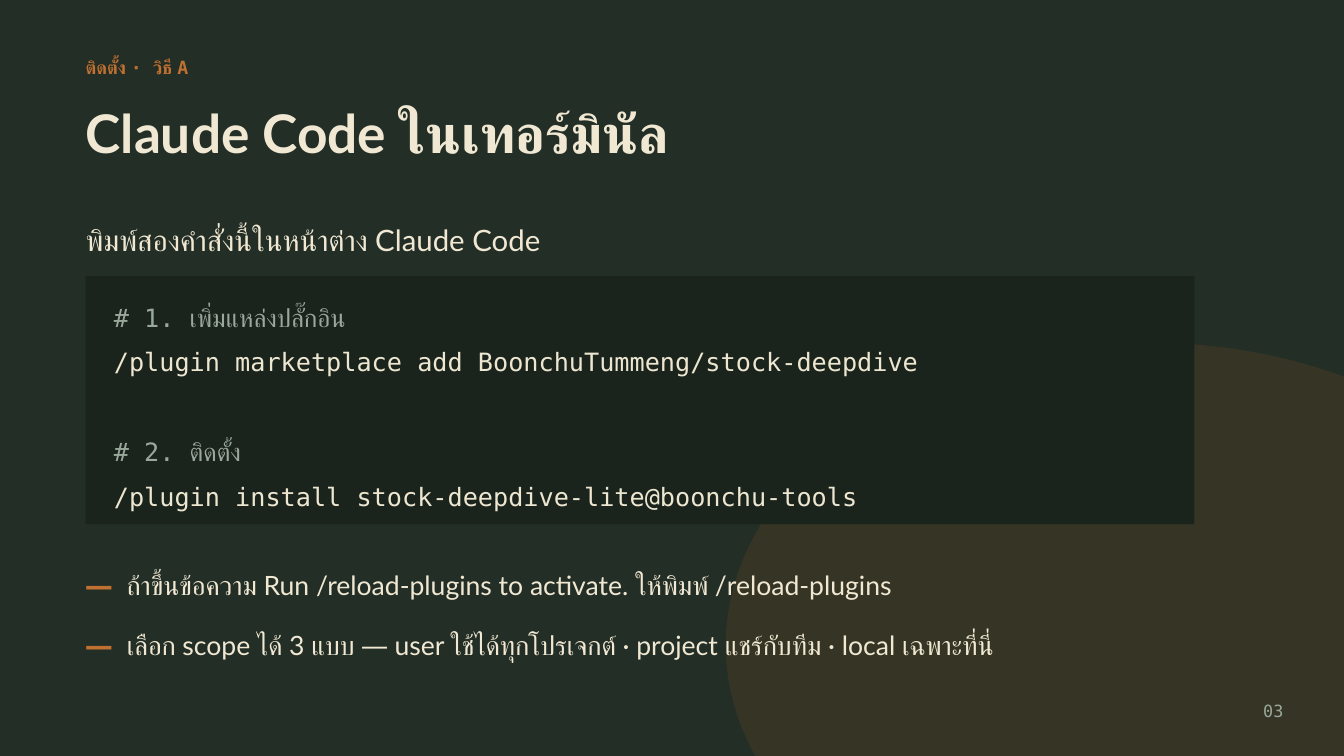
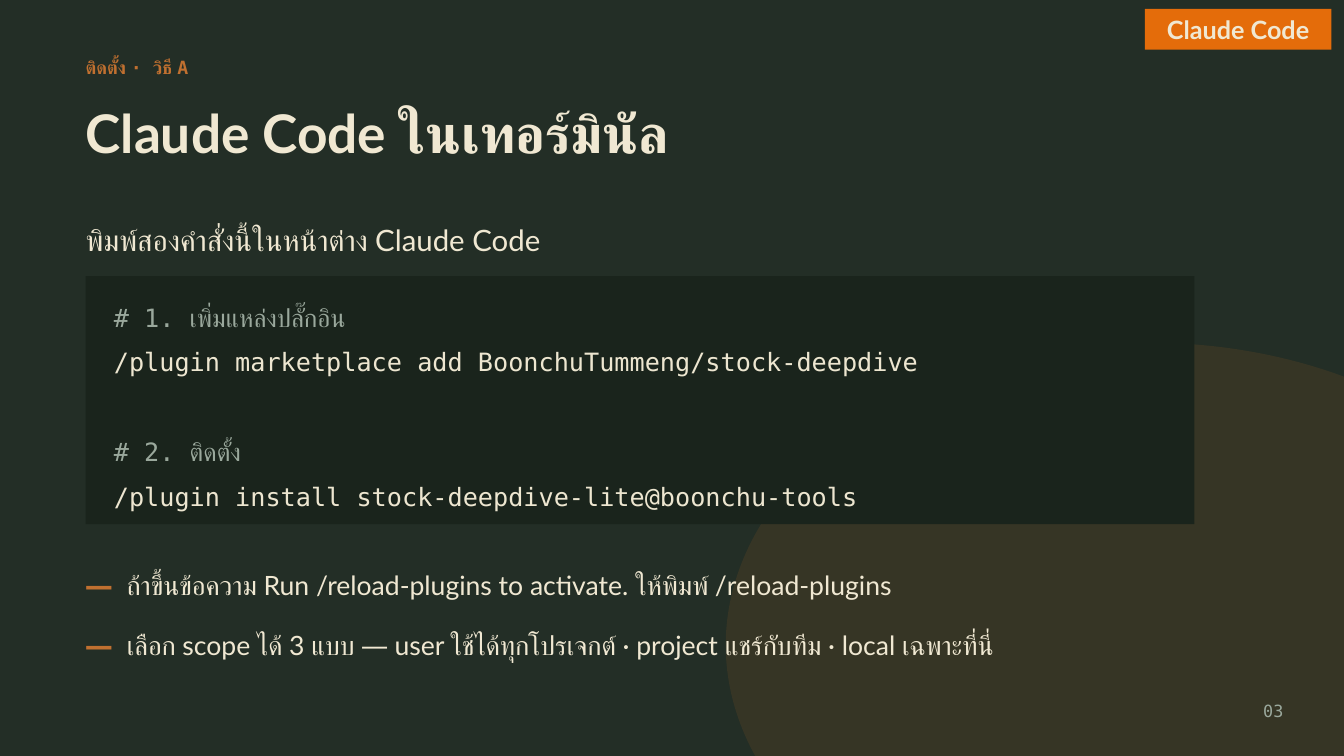
Before and after one commit to BoonchuTummeng/stock-deepdive, a slide deck: slide 4 of docs/stock-deepdive-guide.pptx. Drawn at 1344x756 pixels with LibreOffice and Linux fonts; fonts in the diff are those of the drawing. Boxes give left, top, right and bottom in pixels: in the first picture for what was removed or moved away, otherwise in the second. Text is boxed around its words. In the diff, an @@ line names an element or a change of style, - is before the commit and + after.

```diff
--- a/docs/stock-deepdive-guide.pptx
+++ b/docs/stock-deepdive-guide.pptx
@@ rectangle added at box(1145, 9, 1332, 49), fill #E46C0A, 18 pt, text #F0E8D2, bold @@
+Claude Code
```
Also in this commit, not shown: 6 other slides changed, 10 slides added, 3 slides removed, 2 other files.
